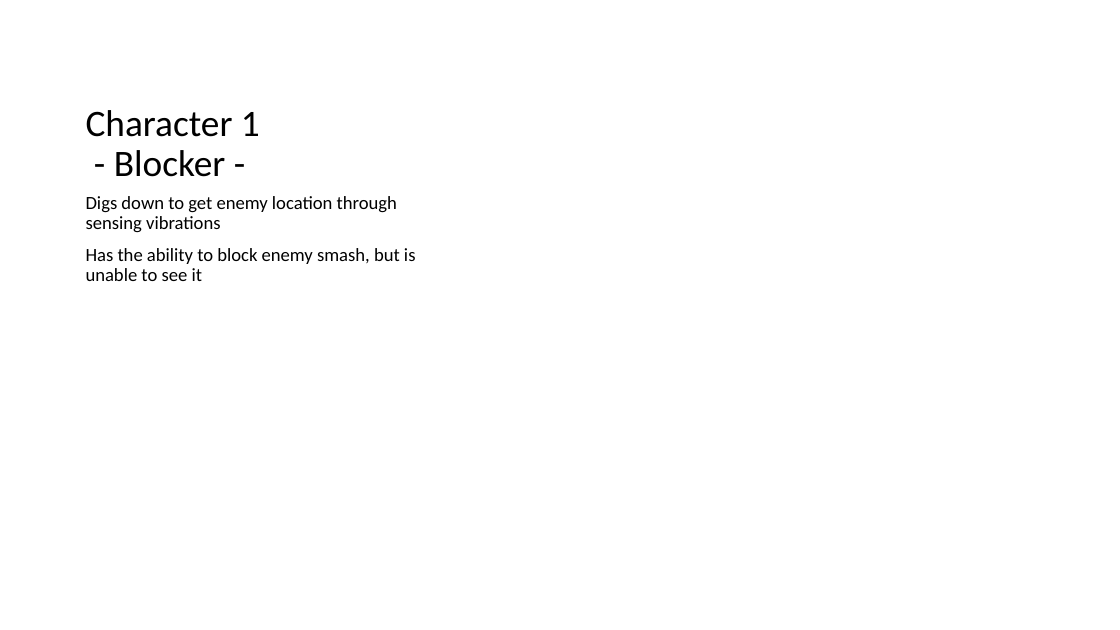
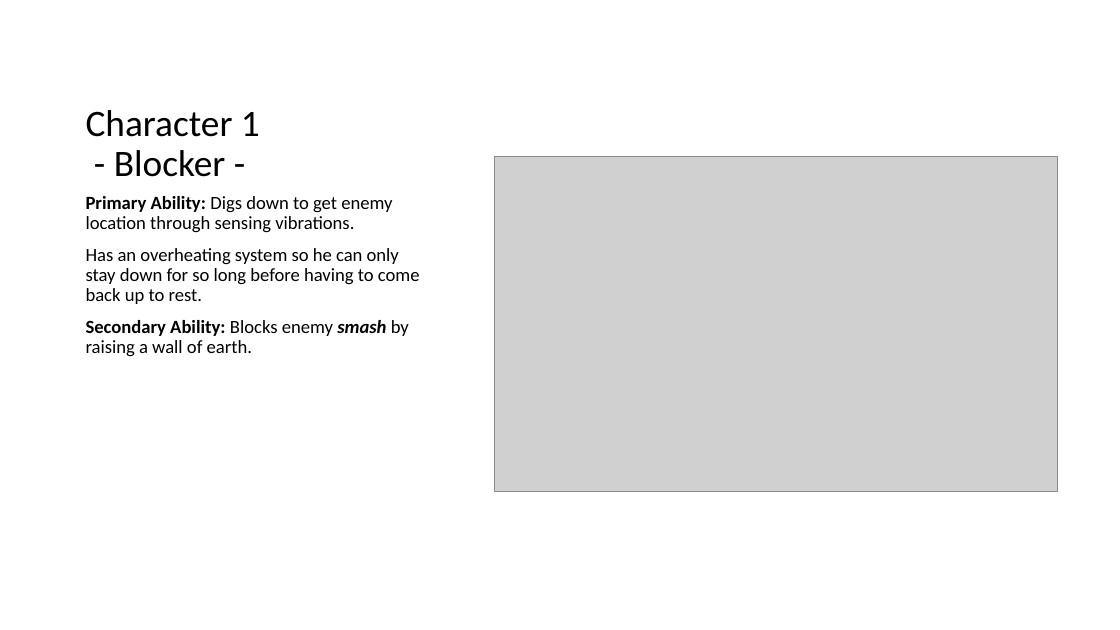
Before and after one commit to Piglettank/WomboCombo, a slide deck: slide 8 of Phase 2 - Writing down the details.pptx (slide 9 before the commit). Drawn at 1120x630 pixels with LibreOffice and Linux fonts; fonts in the diff are those of the drawing; grey boxes stand for pictures. Boxes give left, top, right and bottom in pixels: in the first picture for what was removed or moved away, otherwise in the second. Text is boxed around its words. In the diff, an @@ line names an element or a change of style, - is before the commit and + after.

```diff
--- a/Phase 2 - Writing down the details.pptx
+++ b/Phase 2 - Writing down the details.pptx
@@ picture added at (494,157,1057,492) @@
@@ text at (86,196,420,357): text changed @@
-Digs down to get enemy location through sensing vibrations
-Has the ability to block enemy smash, but is unable to see it
+Primary Ability: Digs down to get enemy location through sensing vibrations.
+Has an overheating system so he can only stay down for so long before having to come back up to rest.
+Secondary Ability: Blocks enemy smash by raising a wall of earth.
```
Also in this commit, not shown: 6 other slides changed, 2 slides added, 1 slide removed, 21 other files.
